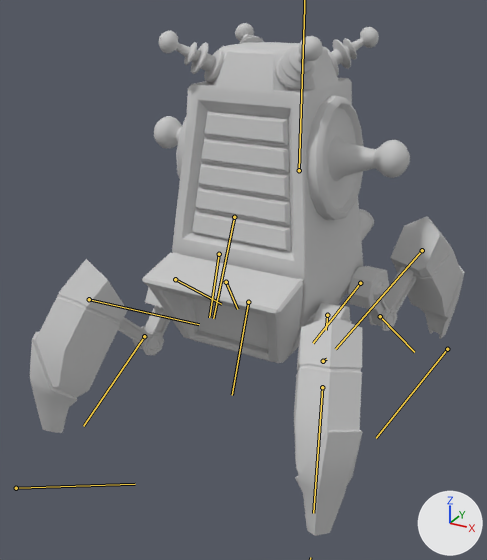
Before and after pictures for a commit that changed the FBX model resource/ani/캐릭터/MS04_EMP/MS04_Move_001.FBX.
Before and after are seen from a 50 mm camera at (1.04, -2.08, 1.44) aimed at (-0.11, 0.01, 0.4). The lights are fixed; the arrows at lower right show +X, +Y and +Z. The bones that bend it are drawn over the model as lines.

Objects in the first picture: 'EMP_model_light_Emission', 'EMP_modeling'.
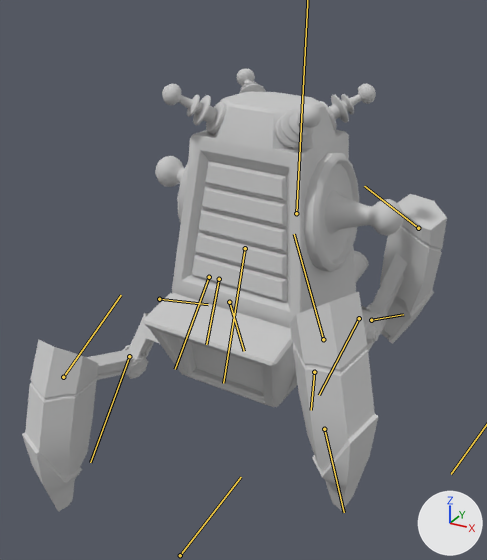
Commit message: EMP 모델링 교체 애니메이션

The newer file adds an action. The first version stands in its rest pose; the second is drawn at frame 30 of the action 'EMP_Machine5_Walk'.

Boxes (x1, y1, x2, y2) around the edits, measured in the pictures (487 x 560 px):
'EMP_modeling', posed (13% shorter)
    before: (30, 23, 465, 536)
    after: (22, 68, 447, 512)
'EMP_model_light_Emission', posed (40% shorter)
    before: (192, 112, 291, 349)
    after: (192, 161, 287, 302)
'EMP_Penal', now drawn
    after: (192, 343, 264, 392)
bone 'EMP_Leg01', root to tip
    before: (327, 315) to (326, 330)
    after: (314, 372) to (311, 410)
bone 'Bone003', root to tip
    before: (322, 387) to (313, 513)
    after: (324, 429) to (344, 512)
bone 'Bone004', root to tip
    before: (323, 361) to (326, 359)
    after: (323, 339) to (294, 234)
bone 'EMP_Leg02', root to tip
    before: (175, 279) to (221, 304)
    after: (159, 299) to (208, 304)
bone 'Bone007', root to tip
    before: (144, 336) to (83, 426)
    after: (129, 356) to (90, 462)
bone 'Bone008', root to tip
    before: (89, 299) to (199, 324)
    after: (63, 377) to (121, 295)
bone 'EMP_Leg04', root to tip
    before: (219, 254) to (209, 317)
    after: (219, 279) to (206, 344)
bone 'Bone015', root to tip
    before: (226, 282) to (237, 309)
    after: (229, 302) to (244, 351)
bone 'Bone017', root to tip
    before: (234, 217) to (213, 318)
    after: (245, 248) to (223, 383)
bone 'EMP_Leg03', root to tip
    before: (360, 283) to (313, 343)
    after: (359, 318) to (319, 395)
bone 'Bone011', root to tip
    before: (380, 316) to (414, 352)
    after: (371, 320) to (403, 314)
bone 'Bone012', root to tip
    before: (422, 250) to (335, 349)
    after: (418, 228) to (364, 186)

The edits, one by one:
Bone 'EMP_Body' (bone_emp_body) moves from (0.0, 0.0, 0.0) to (0.0, -10.2, 0.5).
Bone 'EMP_Body' (bone_emp_body) turns from (0, 0, 0) to (-2, 0, 0) degrees about its own x, y and z.
Bone 'EMP_Leg01' (bone_emp_leg01) moves from (0.0, 0.0, 0.0) to (2.8, -5.7, -2.4).
Bone 'EMP_Leg01' (bone_emp_leg01) turns from (0, 0, 0) to (0, -17, -18) degrees about its own x, y and z.
Bone 'Bone003' (bone_bone003) turns from (0, 0, 0) to (0, 0, -7) degrees about its own x, y and z.
Bone 'Bone004' (bone_bone004) moves from (0.0, 0.0, 0.0) to (-1.2, -4.1, 0.0).
Bone 'Bone004' (bone_bone004) turns from (0, 0, 0) to (0, 1, 54) degrees about its own x, y and z.
Bone 'EMP_Leg02' (bone_emp_leg02) moves from (0.0, 0.0, 0.0) to (2.8, -5.8, -2.1).
Bone 'EMP_Leg02' (bone_emp_leg02) turns from (0, 0, 0) to (-12, 12, -2) degrees about its own x, y and z.
Bone 'Bone007' (bone_bone007) turns from (0, 0, 0) to (0, 0, 15) degrees about its own x, y and z.
Bone 'Bone008' (bone_bone008) moves from (0.0, 0.0, 0.0) to (-1.2, -4.1, 0.0).
Bone 'Bone008' (bone_bone008) turns from (0, 0, 0) to (1, 0, -30) degrees about its own x, y and z.
Bone 'EMP_Leg04' (bone_emp_leg04) moves from (0.0, 0.0, 0.0) to (-0.8, -2.4, -0.5).
Bone 'EMP_Leg04' (bone_emp_leg04) turns from (0, 0, 0) to (3, 5, -2) degrees about its own x, y and z.
Bone 'Bone015' (bone_bone015) turns from (0, 0, 0) to (0, 0, 17) degrees about its own x, y and z.
Bone 'Bone017' (bone_bone017) moves from (0.0, 0.0, 0.0) to (-1.1, -3.8, 0.0).
Bone 'Bone017' (bone_bone017) turns from (0, 0, 0) to (1, 0, -33) degrees about its own x, y and z.
Bone 'EMP_Leg03' (bone_emp_leg03) moves from (0.0, 0.0, 0.0) to (-0.8, -2.4, -0.7).
Bone 'EMP_Leg03' (bone_emp_leg03) turns from (0, 0, 0) to (3, -21, -18) degrees about its own x, y and z.
Bone 'Bone011' (bone_bone011) turns from (0, 0, 0) to (0, 0, -7) degrees about its own x, y and z.
Bone 'Bone012' (bone_bone012) moves from (0.0, 0.0, 0.0) to (-1.1, -3.8, 0.0).
Bone 'Bone012' (bone_bone012) turns from (0, 0, 0) to (0, 1, 59) degrees about its own x, y and z.
